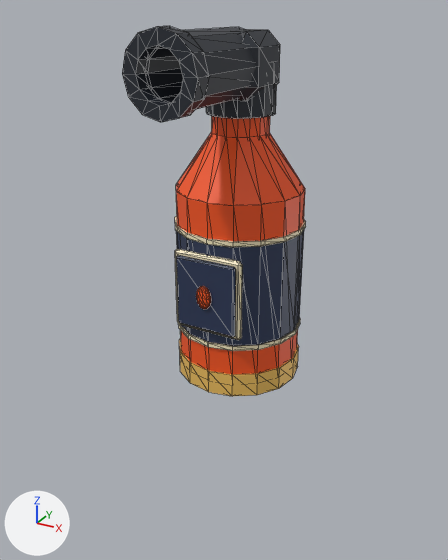
A saved change to the glTF model Assets/Resources/Snack/Towers/HotSauce.glb.
Both versions are drawn from a 50 mm lens placed at (0.784, -1.423, 1.036), pointed at (0.016, -0.027, 0.338). The axes (+X, +Y, +Z) are drawn at lower left. The lights are the same throughout. The first picture is the older version. Mesh edges are drawn as thin lines.

Names of what the first picture shows: 'HotSauce'.
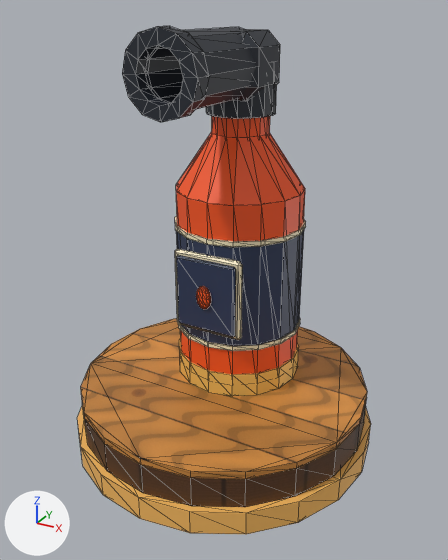
The newer file is also turned or shifted as a whole; pictures and numbers use the older file's frame.

Pixel boxes [x1, y1, x2, y2] of what changed, in the pictures (448 x 560 px):
```json
{"object": "pedestal", "change": "added", "after": [81, 318, 367, 507], "on screen": "orange", "faces in mat_woodtop (picture img_woodtopplanks)": [81, 318, 367, 479], "faces in mat_woodside (picture img_woodsideband)": [82, 398, 367, 507]}
{"object": "rim", "change": "added", "after": [77, 405, 371, 534], "on screen": "orange"}
```

Edits to the scene script, one JSON object a line:
```json
{"op": "add", "block": "img_woodsideband", "code": ["img_woodsideband = load_image('WoodSideBand', '_unpacked/WoodSideBand', 512, 256, 'sRGB')"]}
{"op": "add", "block": "img_woodtopplanks", "code": ["img_woodtopplanks = load_image('WoodTopPlanks', '_unpacked/WoodTopPlanks', 512, 512, 'sRGB')"]}
{"op": "add", "block": "mat_tierorange", "code": ["mat_tierorange = principled_material('TierOrange')", "mat_tierorange.base_color = (0.95, 0.5, 0.12)  # orange #f9bc61"]}
{"op": "add", "block": "mat_woodside", "code": ["mat_woodside = principled_material('WoodSide')", "mat_woodside.texture = img_woodsideband", "mat_woodside.roughness = 0.55"]}
{"op": "add", "block": "mat_woodtop", "code": ["mat_woodtop = principled_material('WoodTop')", "mat_woodtop.texture = img_woodtopplanks", "mat_woodtop.roughness = 0.55"]}
{"op": "add", "block": "me_cylinder_074", "code": ["me_cylinder_074 = bpy.data.meshes.new('Cylinder.074')", "me_cylinder_074.from_pydata(...)  # a 20-sided cylinder along z spanning x -0.45..0.45, y -0.45..0.45, z -0.035..0.035", "me_cylinder_074.materials.append(mat_tierorange)  # orange #f9bc61"]}
{"op": "add", "block": "me_cylinder_072", "code": ["me_cylinder_072 = bpy.data.meshes.new('Cylinder.072')", "me_cylinder_072.from_pydata(...)  # 60 vertices, 152 faces; spans x -0.43..0.43, y -0.43..0.43, z -0.045..0.065", "# faces by material slot: [76, 76]", "me_cylinder_072.materials.append(mat_woodside)  # picture img_woodsideband", "me_cylinder_072.materials.append(mat_woodtop)  # picture img_woodtopplanks"]}
{"op": "add", "block": "ob_rim", "code": ["ob_rim = bpy.data.objects.new('rim', me_cylinder_074)", "ob_rim.location = (0.0, 0.0, -0.145)"]}
{"op": "add", "block": "ob_pedestal", "code": ["ob_pedestal = bpy.data.objects.new('pedestal', me_cylinder_072)", "ob_pedestal.location = (0.0, 0.0, -0.065)"]}
```
